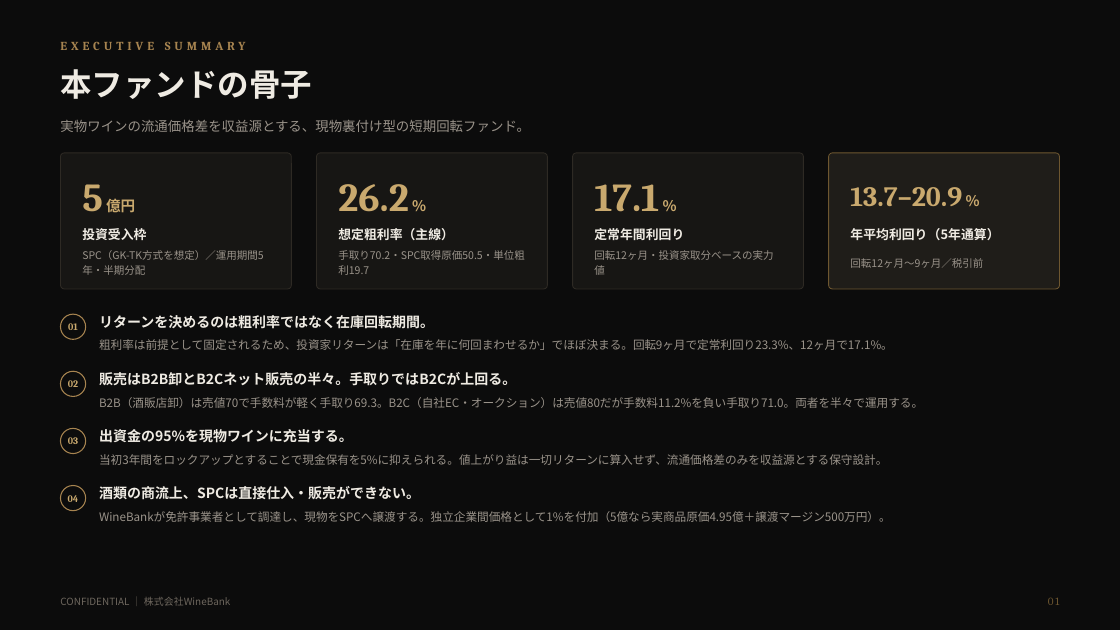
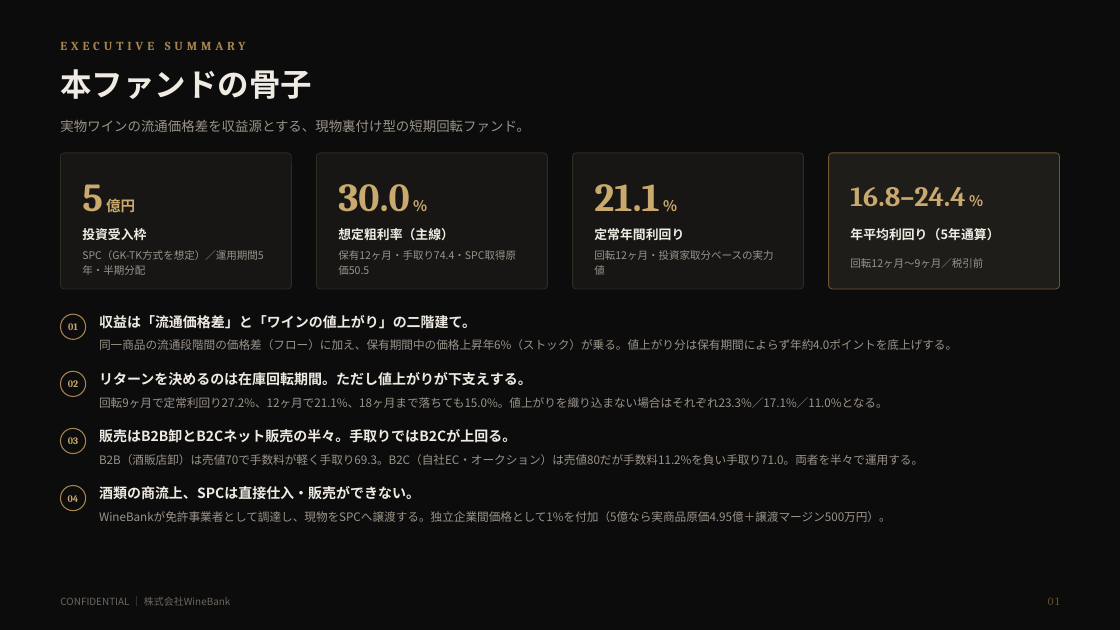
Before and after one commit to nakano-winebank/wine-auction, a slide deck: slide 2 of docs/wine-fund/WineBank_ワインファンドSPC組成提案_5億_20260811.pptx. Drawn at 1120x630 pixels with LibreOffice and Linux fonts; fonts in the diff are those of the drawing. Boxes give left, top, right and bottom in pixels: in the first picture for what was removed or moved away, otherwise in the second. Text is boxed around its words. In the diff, an @@ line names an element or a change of style, - is before the commit and + after.

```diff
--- a/docs/wine-fund/WineBank_ワインファンドSPC組成提案_5億_20260811.pptx
+++ b/docs/wine-fund/WineBank_ワインファンドSPC組成提案_5億_20260811.pptx
@@ text at bbox=[338, 184, 409, 212]: text changed @@
-26.2 %
+30.0 %
@@ text at bbox=[594, 184, 659, 211]: text changed @@
-17.1 %
+21.1 %
@@ text at bbox=[850, 187, 965, 206]: text changed @@
-13.7–20.9 %
+16.8–24.4 %
@@ text at bbox=[338, 250, 516, 275]: text changed @@
-手取り70.2・SPC取得原価50.5・単位粗利19.7
+保有12ヶ月・手取り74.4・SPC取得原価50.5
@@ text at bbox=[99, 315, 476, 329]: text changed @@
-リターンを決めるのは粗利率ではなく在庫回転期間。
+収益は「流通価格差」と「ワインの値上がり」の二階建て。
@@ text at bbox=[99, 339, 957, 350]: text changed @@
-粗利率は前提として固定されるため、投資家リターンは「在庫を年に何回まわせるか」でほぼ決まる。回転9ヶ月で定常利回り23.3%、12ヶ月で17.1%。
+同一商品の流通段階間の価格差（フロー）に加え、保有期間中の価格上昇年6%（ストック）が乗る。値上がり分は保有期間によらず年約4.0ポイントを底上げする。
@@ text added at bbox=[99, 372, 532, 386], 12 pt, text #EFEBE3, bold @@
+リターンを決めるのは在庫回転期間。ただし値上がりが下支えする。
@@ text added at bbox=[99, 397, 888, 408], 10 pt, text #9A938A @@
+回転9ヶ月で定常利回り27.2%、12ヶ月で21.1%、18ヶ月まで落ちても15.0%。値上がりを織り込まない場合はそれぞれ23.3%／17.1%／11.0%となる。
@@ text "販売はB2B卸とB2Cネット販売の半々。手取りではB2Cが上回る。": place and size @@
-text "販売はB2B卸とB2Cネット販売の半々。手取りではB2Cが上回る。" at bbox=[99, 372, 516, 386]
+text "販売はB2B卸とB2Cネット販売の半々。手取りではB2Cが上回る。" at bbox=[99, 429, 516, 443]
@@ text "B2B（酒販店卸）は売値70で手数料が軽く手取り69.3。B2C（自社EC・オークション）は売値80だが手数料11.2% ...": place and size @@
-text "B2B（酒販店卸）は売値70で手数料が軽く手取り69.3。B2C（自社EC・オークション）は売値80だが手数料11.2% ..." at bbox=[99, 397, 923, 408]
+text "B2B（酒販店卸）は売値70で手数料が軽く手取り69.3。B2C（自社EC・オークション）は売値80だが手数料11.2% ..." at bbox=[99, 454, 923, 465]
@@ text removed at bbox=[99, 429, 353, 443] @@
-出資金の95%を現物ワインに充当する。
@@ text removed at bbox=[99, 454, 887, 465] @@
-当初3年間をロックアップとすることで現金保有を5%に抑えられる。値上がり益は一切リターンに算入せず、流通価格差のみを収益源とする保守設計。
```
Also in this commit, not shown: 14 other slides changed, 1 slide added, 4 other files.
